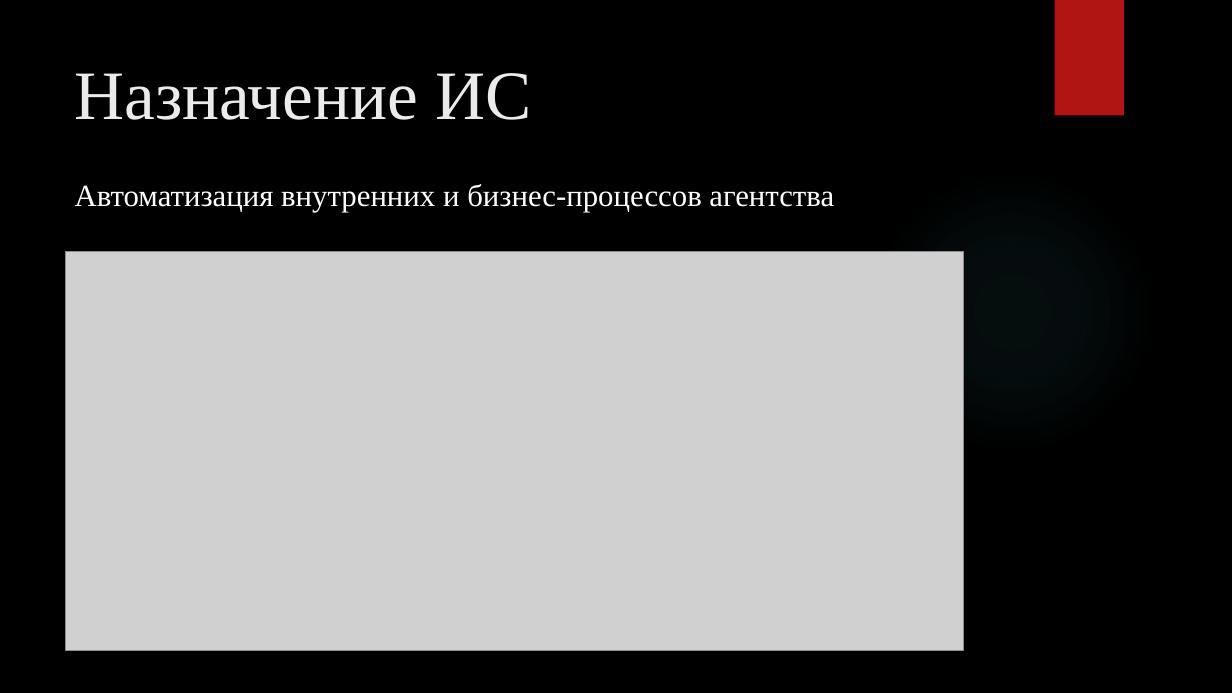
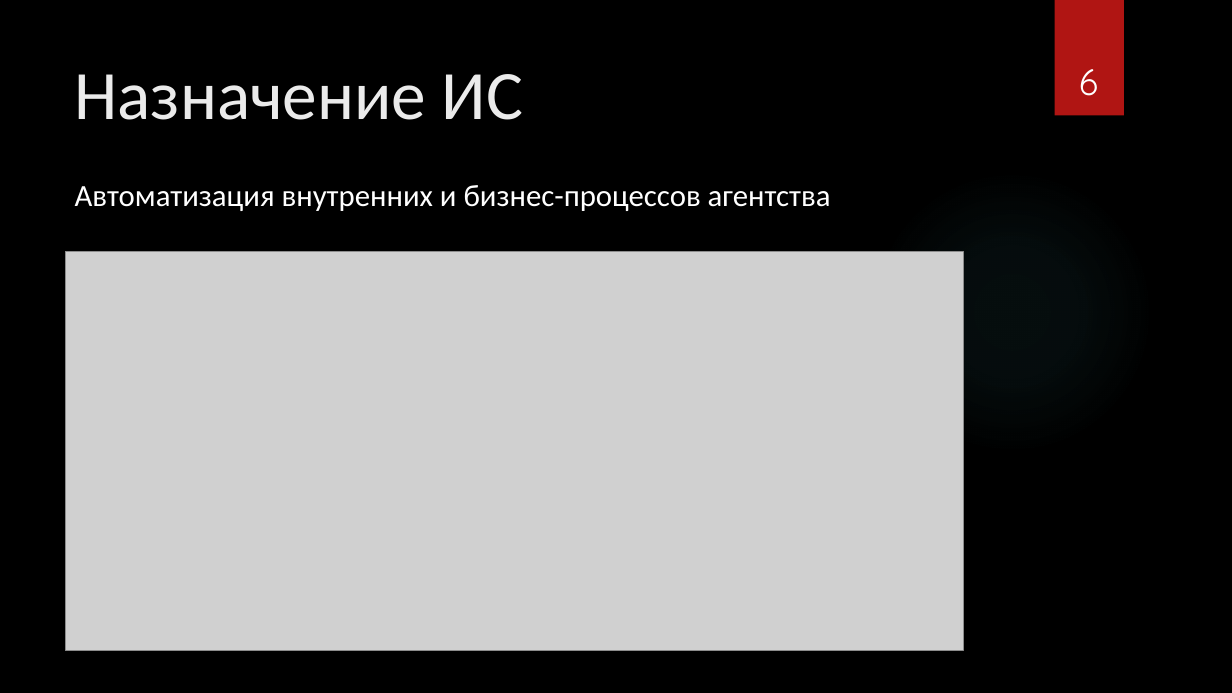
Before and after one commit to marinagovorova/DATABASES_PIn_09.03.03_2025-2026, a slide deck: slide 6 of students/K3239/Rozhnovskii_Yura/LR_1/Презентация для защиты.pptx. Drawn at 1232x693 pixels with LibreOffice and Linux fonts; fonts in the diff are those of the drawing; grey boxes stand for pictures; background and template pictures are left out. Boxes give left, top, right and bottom in pixels: in the first picture for what was removed or moved away, otherwise in the second. Text is boxed around its words. In the diff, an @@ line names an element or a change of style, - is before the commit and + after.

```diff
--- a/students/K3239/Rozhnovskii_Yura/LR_1/Презентация для защиты.pptx
+++ b/students/K3239/Rozhnovskii_Yura/LR_1/Презентация для защиты.pptx
@@ title "Назначение ИС" at [75, 74, 523, 120]: font Times New Roman to Calibri @@
@@ page number added at [1079, 69, 1098, 96], 28 pt, text #FFFFFF @@
+6
@@ text "Автоматизация внутренних и бизнес-процессов агентства" at [75, 185, 831, 211]: font Times New Roman to Calibri @@
```
Also in this commit, not shown: 11 other slides changed, 2 slides added, 2 slides removed.
